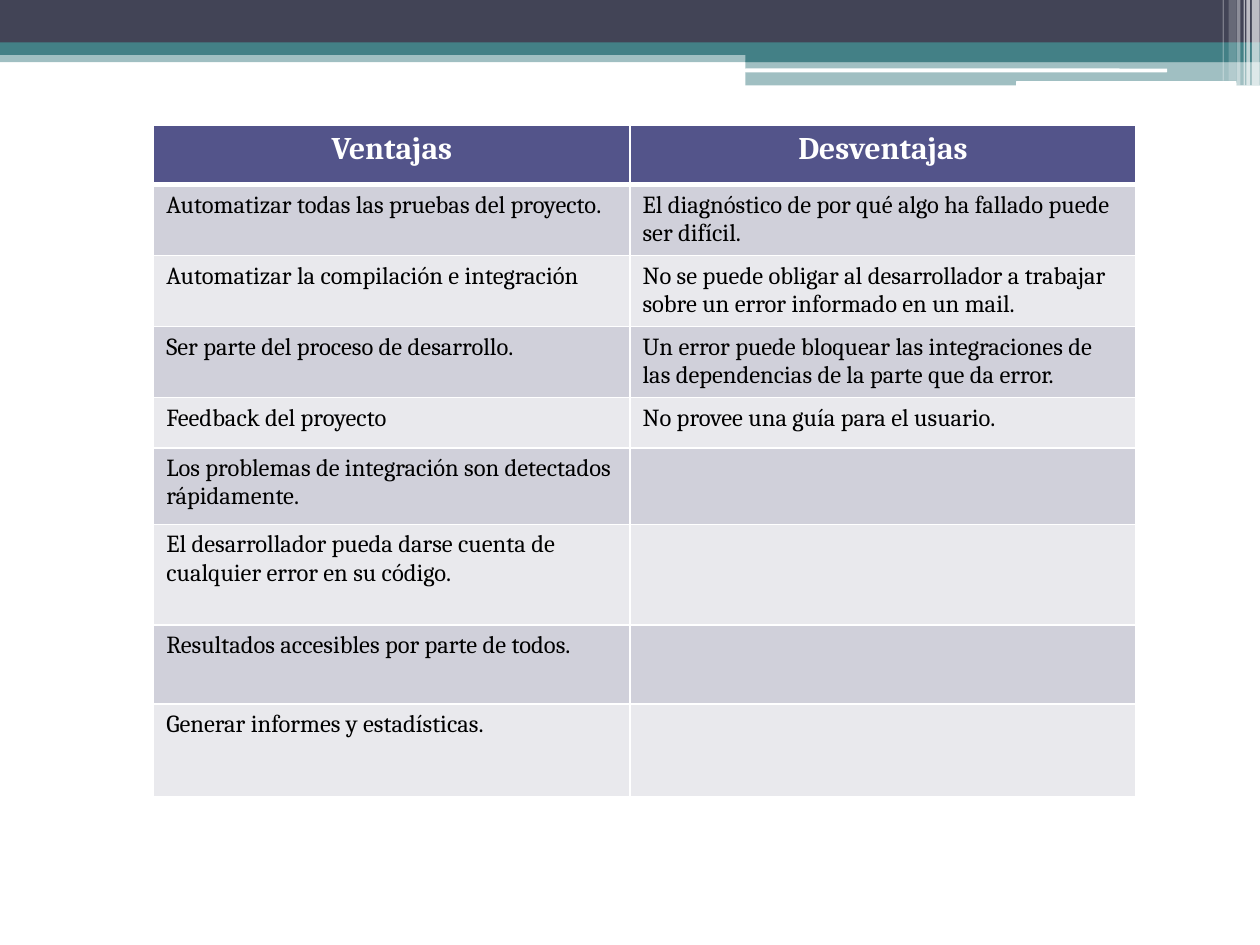
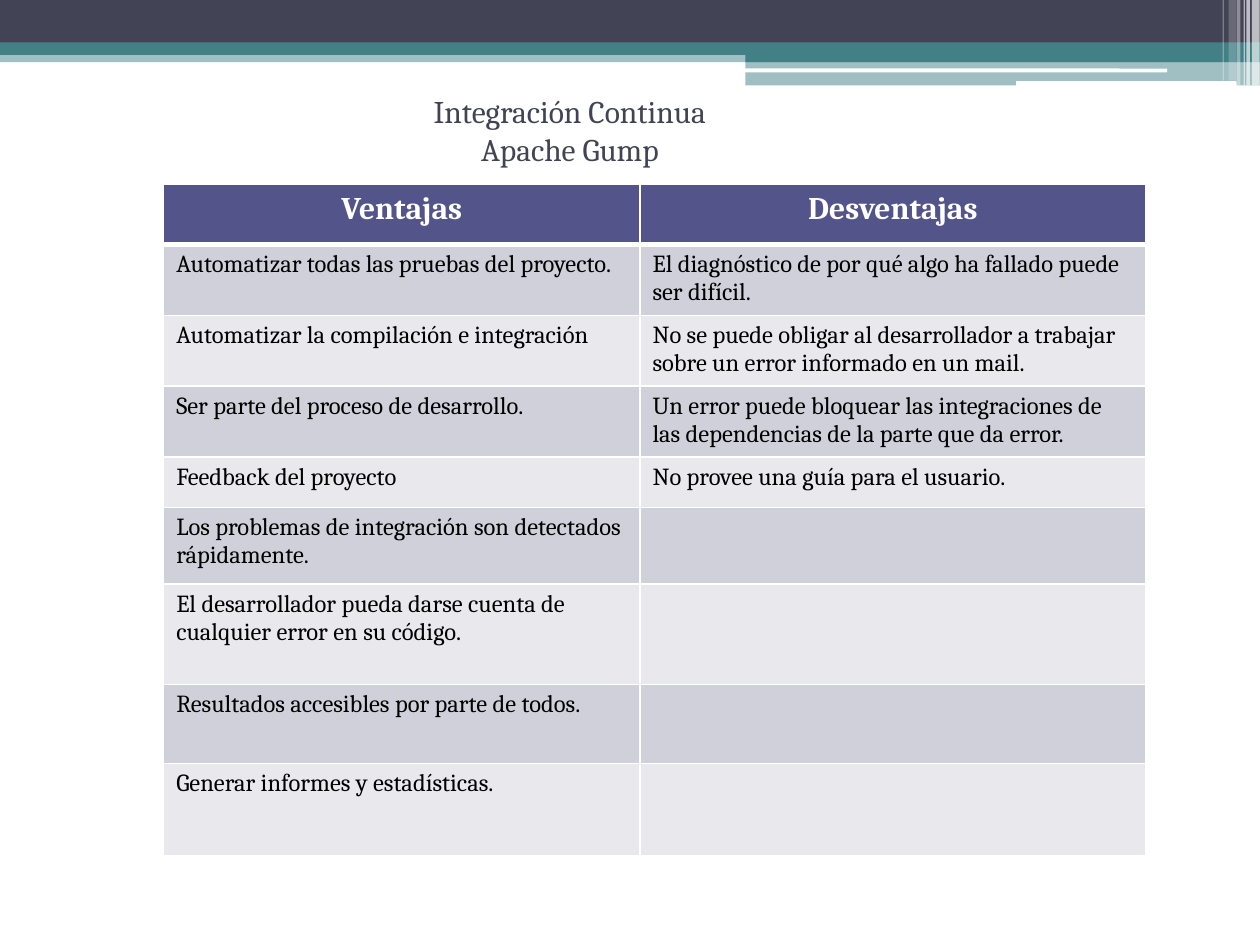
Before and after one commit to gabrielgag89/ing-sw-2012, a slide deck: slide 11 of Gestion de Configuracion.pptx (slide 10 before the commit). Drawn at 1260x945 pixels with LibreOffice and Linux fonts; fonts in the diff are those of the drawing. Boxes give left, top, right and bottom in pixels: in the first picture for what was removed or moved away, otherwise in the second. Text is boxed around its words. In the diff, an @@ line names an element or a change of style, - is before the commit and + after.

```diff
--- a/Gestion de Configuracion.pptx
+++ b/Gestion de Configuracion.pptx
@@ text added at (434,101,705,168), 18 pt, text #424456 @@
+Integración Continua
+Apache Gump
@@ table: place and size @@
-table at (154,125,1137,827)
+table at (164,185,1147,887)
```
Also in this commit, not shown: 5 other slides changed, 2 slides added, 1 slide removed.
